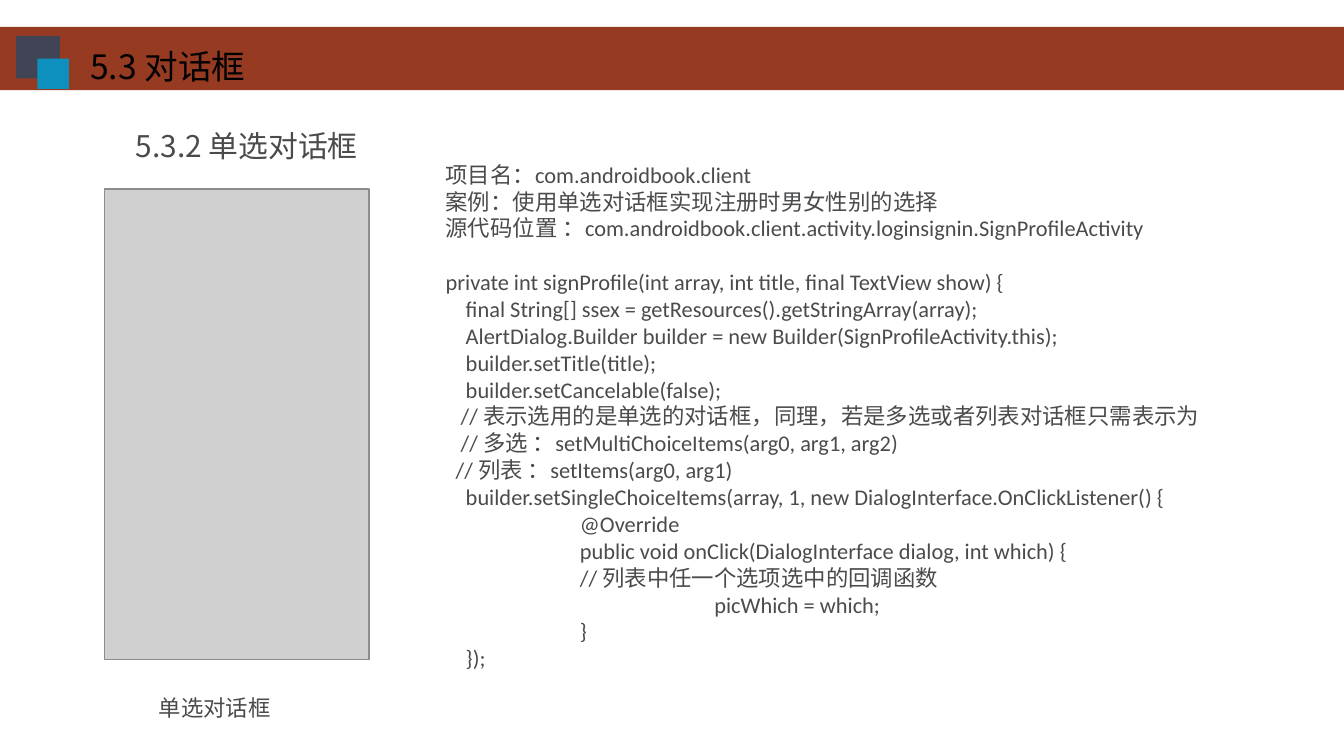
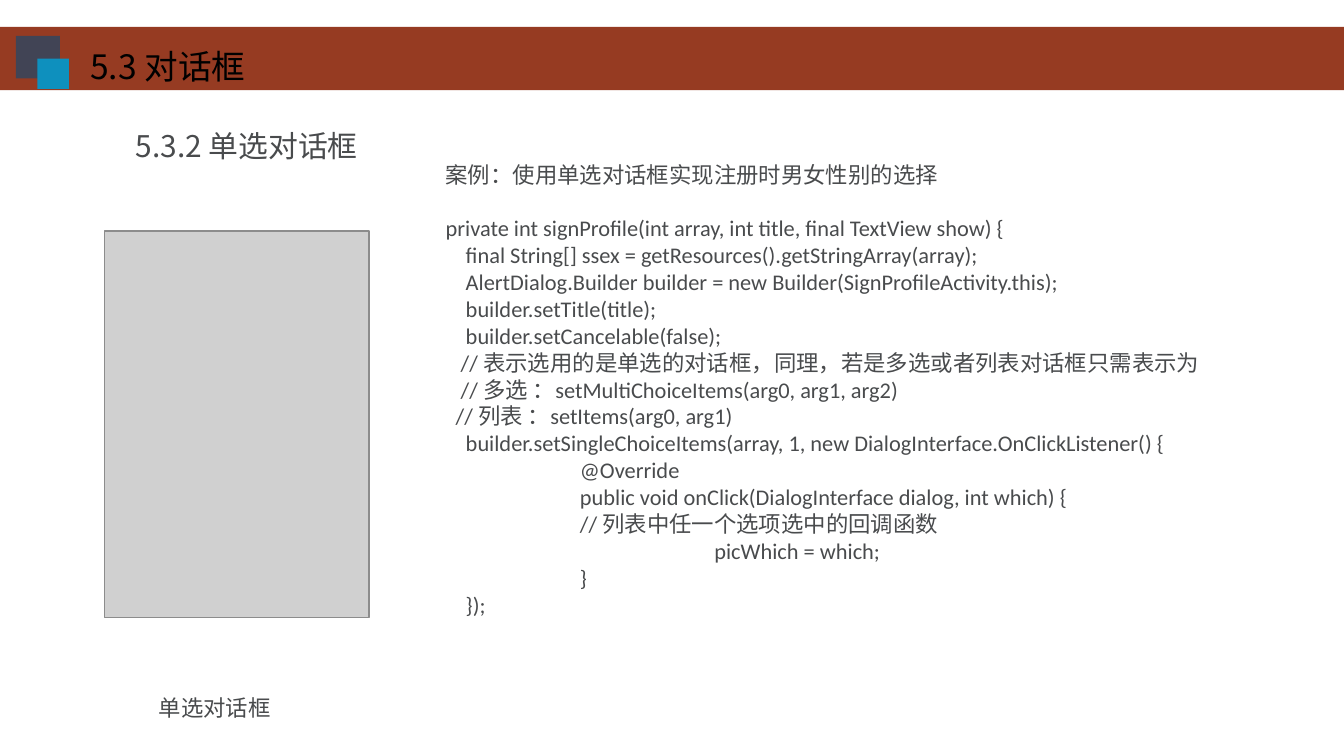
Before and after one commit to HBU/Android-PPT, a slide deck: slide 23 of 03.0 -- 用户界面 -- 第05章.ppt. Drawn at 1344x756 pixels with LibreOffice and Linux fonts; fonts in the diff are those of the drawing; grey boxes stand for pictures; background and template pictures are left out. Boxes give left, top, right and bottom in pixels: in the first picture for what was removed or moved away, otherwise in the second. Text is boxed around its words. In the diff, an @@ line names an element or a change of style, - is before the commit and + after.

```diff
--- a/03.0 -- 用户界面 -- 第05章.ppt
+++ b/03.0 -- 用户界面 -- 第05章.ppt
@@ text at (446, 164, 751, 185): paragraph removed @@
-项目名：com.androidbook.client
@@ picture: place and size @@
-picture at (105, 190, 370, 660)
+picture at (105, 231, 370, 618)
@@ text at (446, 217, 1143, 240): paragraph removed @@
-源代码位置 ：com.androidbook.client.activity.loginsignin.SignProfileActivity
```
Also in this commit, not shown: 32 other slides changed, 1 slide added, 1 slide removed.
